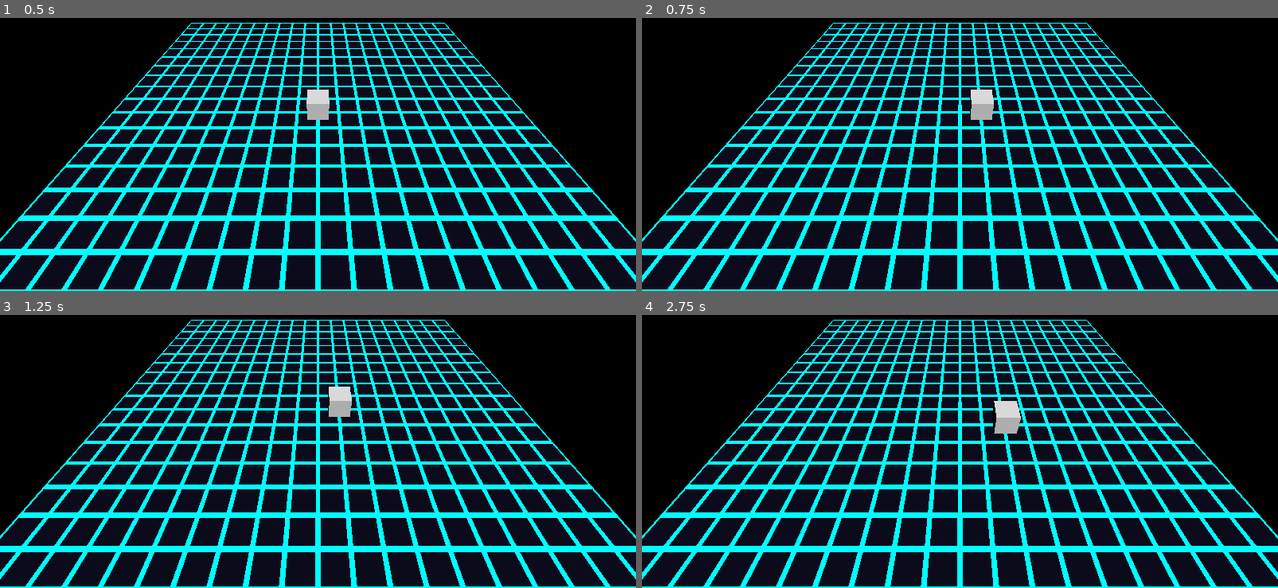
Above: before the commit, frames 1-4 (two rows, left to right).
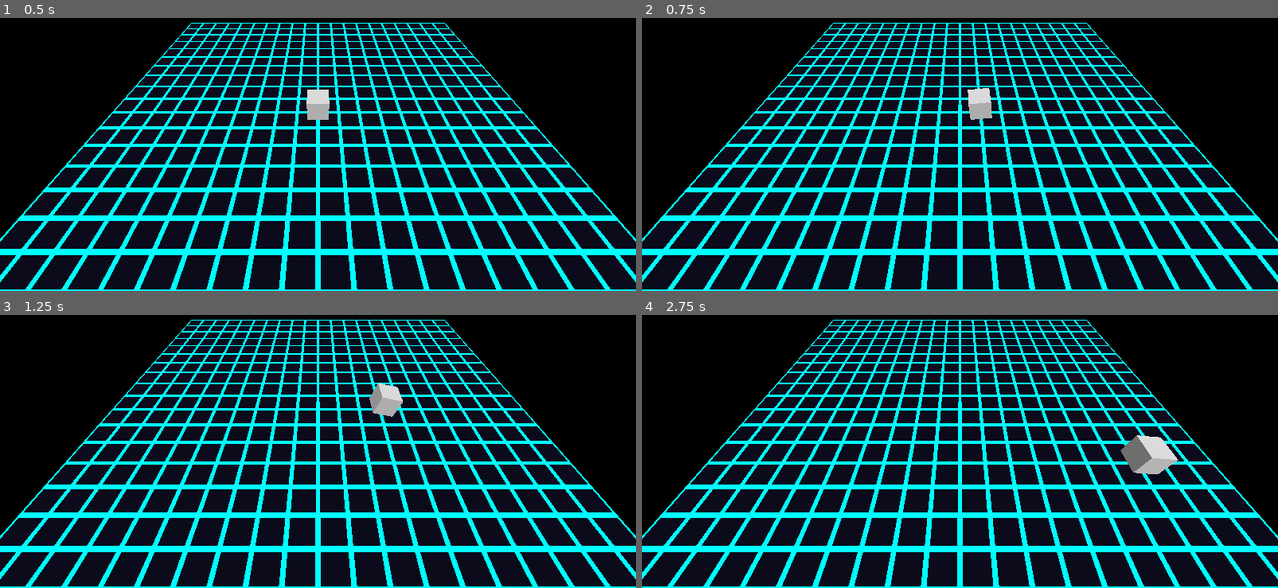
Above: after the commit, the same moments.

Repository: StevenLong/cube
Game: Godot game, scene res://main.tscn
Same seed, same stepped clock (60 frames per second), same inputs: the game is played once before the commit and once after it.
Inputs:
- Up to frame 1 (0.5 s): no input
- Up to frame 2 (0.75 s): tap Enter at 0.5 s; hold Right (move_right) from 0.53 s (still down)
- Up to frame 3 (1.25 s): keep holding Right (move_right)
- Up to frame 4 (2.75 s): release Right (move_right) at 1.28 s; hold Down (move_back) 1.28-2.03 s; hold Right (move_right) from 2.03 s (still down)

Frame 1 is identical in both runs. In frame 2, 0.1% of the frame differs, in the area x 51-56%, y 25-38%; in frame 3, 0.9%; in frame 4, 1.4%, in the area x 55-85%, y 31-59%.

Commit message:
Continuous movement and left stick support
Hold to move: switched input from event-based to polling so a held
direction chains tumbles without re-pressing. Added left stick axis
events to all four move actions alongside D-pad.

Co-Authored-By: Claude Sonnet 4.6 <noreply@anthropic.com>

Diff:
--- a/player.gd
+++ b/player.gd
@@ -10,19 +10,6 @@
 var _angle := 0.0
 var _start_pos := Vector3.ZERO
 var _start_basis := Basis.IDENTITY
-
-
-func _unhandled_input(event: InputEvent) -> void:
-	if _tumbling:
-		return
-	if event.is_action_pressed("move_right"):
-		_begin_tumble(Vector2i(1, 0))
-	elif event.is_action_pressed("move_left"):
-		_begin_tumble(Vector2i(-1, 0))
-	elif event.is_action_pressed("move_back"):
-		_begin_tumble(Vector2i(0, 1))
-	elif event.is_action_pressed("move_forward"):
-		_begin_tumble(Vector2i(0, -1))
 
 
 func _begin_tumble(dir: Vector2i) -> void:
@@ -50,17 +37,26 @@
 
 
 func _process(delta: float) -> void:
-	if not _tumbling:
+	if _tumbling:
+		_t = minf(_t + delta / TUMBLE_DURATION, 1.0)
+		var angle := _angle * _t
+		position = _pivot + (_start_pos - _pivot).rotated(_axis, angle)
+		basis = Basis(_axis, angle) * _start_basis
+		if _t >= 1.0:
+			_tumbling = false
+			position = Vector3(grid_pos.x, 0.5, grid_pos.y)
+			basis = Basis(
+				basis.x.snapped(Vector3.ONE),
+				basis.y.snapped(Vector3.ONE),
+				basis.z.snapped(Vector3.ONE)
+			)
 		return
-	_t = minf(_t + delta / TUMBLE_DURATION, 1.0)
-	var angle := _angle * _t
-	position = _pivot + (_start_pos - _pivot).rotated(_axis, angle)
-	basis = Basis(_axis, angle) * _start_basis
-	if _t >= 1.0:
-		_tumbling = false
-		position = Vector3(grid_pos.x, 0.5, grid_pos.y)
-		basis = Basis(
-			basis.x.snapped(Vector3.ONE),
-			basis.y.snapped(Vector3.ONE),
-			basis.z.snapped(Vector3.ONE)
-		)
+
+	if Input.is_action_pressed("move_right"):
+		_begin_tumble(Vector2i(1, 0))
+	elif Input.is_action_pressed("move_left"):
+		_begin_tumble(Vector2i(-1, 0))
+	elif Input.is_action_pressed("move_back"):
+		_begin_tumble(Vector2i(0, 1))
+	elif Input.is_action_pressed("move_forward"):
+		_begin_tumble(Vector2i(0, -1))
--- a/project.godot
+++ b/project.godot
@@ -21,24 +21,28 @@
 "deadzone": 0.5,
 "events": [Object(InputEventKey,"resource_local_to_scene":false,"resource_name":"","device":-1,"window_id":0,"alt_press …(195 unchanged characters)…
 , Object(InputEventJoypadButton,"resource_local_to_scene":false,"resource_name":"","device":-1,"button_index":14,"pressure":0.0,"pressed":false,"script":null)
+, Object(InputEventJoypadMotion,"resource_local_to_scene":false,"resource_name":"","device":-1,"axis":0,"axis_value":1.0,"script":null)
 ]
 }
 move_left={
 "deadzone": 0.5,
 "events": [Object(InputEventKey,"resource_local_to_scene":false,"resource_name":"","device":-1,"window_id":0,"alt_press …(195 unchanged characters)…
 , Object(InputEventJoypadButton,"resource_local_to_scene":false,"resource_name":"","device":-1,"button_index":13,"pressure":0.0,"pressed":false,"script":null)
+, Object(InputEventJoypadMotion,"resource_local_to_scene":false,"resource_name":"","device":-1,"axis":0,"axis_value":-1.0,"script":null)
 ]
 }
 move_forward={
 "deadzone": 0.5,
 "events": [Object(InputEventKey,"resource_local_to_scene":false,"resource_name":"","device":-1,"window_id":0,"alt_press …(195 unchanged characters)…
 , Object(InputEventJoypadButton,"resource_local_to_scene":false,"resource_name":"","device":-1,"button_index":11,"pressure":0.0,"pressed":false,"script":null)
+, Object(InputEventJoypadMotion,"resource_local_to_scene":false,"resource_name":"","device":-1,"axis":1,"axis_value":-1.0,"script":null)
 ]
 }
 move_back={
 "deadzone": 0.5,
 "events": [Object(InputEventKey,"resource_local_to_scene":false,"resource_name":"","device":-1,"window_id":0,"alt_press …(195 unchanged characters)…
 , Object(InputEventJoypadButton,"resource_local_to_scene":false,"resource_name":"","device":-1,"button_index":12,"pressure":0.0,"pressed":false,"script":null)
+, Object(InputEventJoypadMotion,"resource_local_to_scene":false,"resource_name":"","device":-1,"axis":1,"axis_value":1.0,"script":null)
 ]
 }
 
